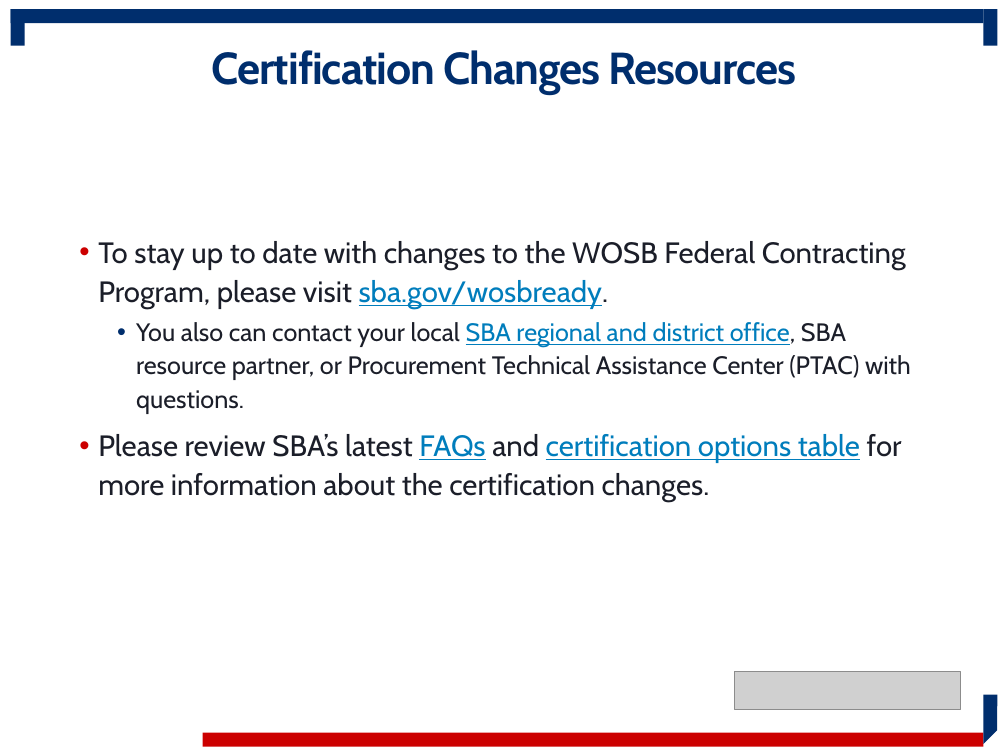
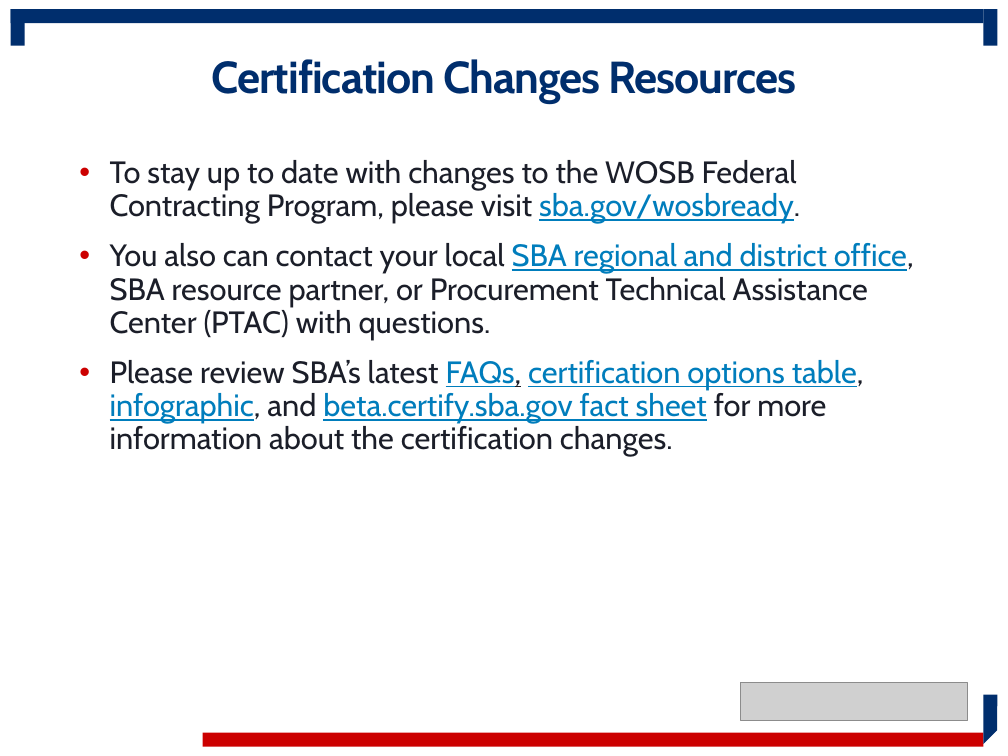
Before and after one commit to USSBA/brand, a slide deck: slide 12 of assets/sba/resource-partners/WOSB-ProgramOverview.pptx (slide 8 before the commit). Drawn at 1008x756 pixels with LibreOffice and Linux fonts; fonts in the diff are those of the drawing; grey boxes stand for pictures; background and template pictures are left out. Boxes give left, top, right and bottom in pixels: in the first picture for what was removed or moved away, otherwise in the second. Text is boxed around its words. In the diff, an @@ line names an element or a change of style, - is before the commit and + after.

```diff
--- a/assets/sba/resource-partners/WOSB-ProgramOverview.pptx
+++ b/assets/sba/resource-partners/WOSB-ProgramOverview.pptx
@@ title "Certification Changes Resources": place and size @@
-title "Certification Changes Resources" at bbox=[212, 50, 796, 94]
+title "Certification Changes Resources" at bbox=[212, 59, 796, 103]
@@ text "To stay up to date ...": place and size @@
-text "To stay up to date ..." at bbox=[98, 241, 911, 502]
+text "To stay up to date ..." at bbox=[110, 160, 914, 456]
@@ text at bbox=[110, 160, 914, 340]: size 21 to 22 pt in "To stay up to date with changes ..."; size 18 to 22 pt in "You also can contact your local SBA ..."; indent changed; line spacing 1.1 to 0.9; more space between paragraphs; list level 2 to 1 in "You also can contact your ..."; bullet colour #002E6D to #CC0000 @@
@@ text at bbox=[110, 360, 864, 456]: text changed; size 21 to 22 pt @@
-• Please review SBA’s latest FAQs and certification options table for more information about the certification changes.
+• Please review SBA’s latest FAQs, certification options table, infographic, and beta.certify.sba.gov fact sheet for more information about the certification changes.
@@ picture: place and size @@
-picture at bbox=[734, 671, 961, 709]
+picture at bbox=[741, 682, 968, 720]
```
Also in this commit, not shown: 13 other slides changed, 21 slides added, 7 slides removed, 1 other file.
